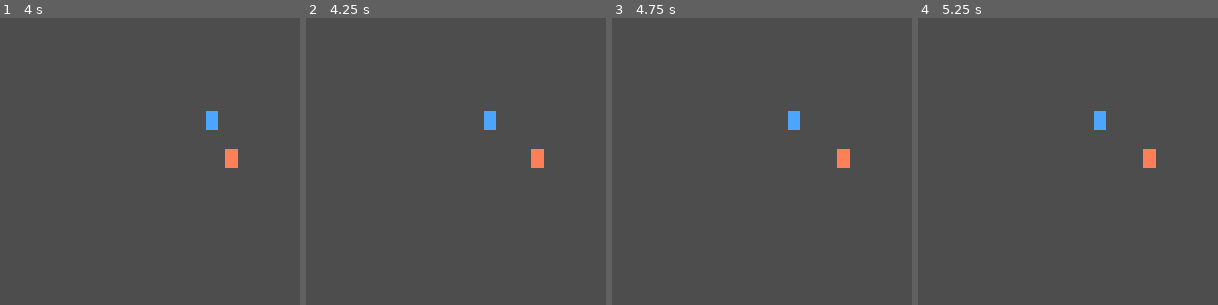
Above: before the commit, frames 1-4 (left to right).
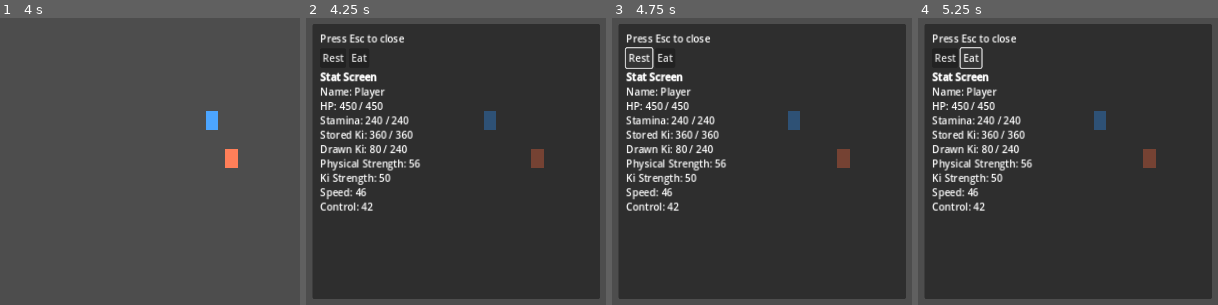
Above: after the commit, the same moments.

Repository: cpt-miche/db-fangame
Game: Godot game, scene res://scenes/main/Main.tscn
Same seed, same stepped clock (60 frames per second), same inputs: the game is played once before the commit and once after it.
Inputs (mouse positions are in pixels of both pictures, inside the frame that each line leads up to):
- Up to frame 1 (4 s): tap Enter at 0.5, 2 s; hold D (move_right) 0.53-1.28 s; hold E (interact) 0.53-1.28 s; tap Space at 1.25, 2.75 s; hold S (move_down) 1.28-2.03 s; tap E (interact) at 1.35, 2.85 s; hold D (move_right) 2.03-2.78 s; hold E (interact) 2.03-2.78 s; hold W (move_up) 2.78-3.53 s; hold A (move_left) from 3.53 s (still down); hold E (interact) from 3.53 s (still down)
- Up to frame 2 (4.25 s): keep holding A (move_left); keep holding E (interact); tap Escape (ui_cancel) at 4.15 s
- Up to frame 3 (4.75 s): release A (move_left) at 4.25 s; release E (interact) at 4.25 s; click (639, 58) at 4.25 s, where only the run after the commit has a clickable "Rest"
- Up to frame 4 (5.25 s): click (972, 58) at 5 s, where only the run after the commit has a clickable "Eat"

Frame 1 is identical in both runs. In frame 2, 89% of the frame differs, in the area x 2-98%, y 2-98%; in frame 3, 89%; in frame 4, 89%.

Commit message:
Add form-based stamina DR, scratch HP cutoff, and base form override

Diff:
--- a/scenes/battle/BattleUI.tscn
+++ b/scenes/battle/BattleUI.tscn
@@ -81,7 +81,11 @@
 layout_mode = 2
 text = "Guard"
 
-[node name="transform" type="Button" parent="Margin/VBox/Actions"]
+[node name="transform_form" type="Button" parent="Margin/VBox/Actions"]
+layout_mode = 2
+text = "Transform Up"
+
+[node name="kaioken" type="Button" parent="Margin/VBox/Actions"]
 layout_mode = 2
 text = "Kaioken"
 
--- a/scenes/main/Main.tscn
+++ b/scenes/main/Main.tscn
@@ -11,3 +11,44 @@
 
 [node name="Battle" parent="." instance=ExtResource("3")]
 visible = false
+
+[node name="StatScreen" type="PanelContainer" parent="."]
+visible = false
+offset_left = 180.0
+offset_top = 80.0
+offset_right = 640.0
+offset_bottom = 520.0
+
+[node name="Margin" type="MarginContainer" parent="StatScreen"]
+layout_mode = 0
+offset_right = 460.0
+offset_bottom = 440.0
+theme_override_constants/margin_left = 12
+theme_override_constants/margin_top = 12
+theme_override_constants/margin_right = 12
+theme_override_constants/margin_bottom = 12
+
+[node name="VBox" type="VBoxContainer" parent="StatScreen/Margin"]
+layout_mode = 2
+
+[node name="Hint" type="Label" parent="StatScreen/Margin/VBox"]
+layout_mode = 2
+text = "Press Esc to close"
+
+[node name="Actions" type="HBoxContainer" parent="StatScreen/Margin/VBox"]
+layout_mode = 2
+
+[node name="Rest" type="Button" parent="StatScreen/Margin/VBox/Actions"]
+layout_mode = 2
+text = "Rest"
+
+[node name="Eat" type="Button" parent="StatScreen/Margin/VBox/Actions"]
+layout_mode = 2
+text = "Eat"
+
+[node name="Stats" type="RichTextLabel" parent="StatScreen/Margin/VBox"]
+layout_mode = 2
+size_flags_vertical = 3
+bbcode_enabled = true
+fit_content = false
+scroll_active = true
--- a/scripts/battle/battle_controller.gd
+++ b/scripts/battle/battle_controller.gd
@@ -33,6 +33,9 @@
 	ui.infusion_changed.connect(func(v: float) -> void: infusion_ratio = v)
 	_refresh_view()
 
+func get_player_stat_lines() -> PackedStringArray:
+	return _fighter_stat_lines(state.player)
+
 func _on_action_pressed(action_id: StringName) -> void:
 	if state.is_finished():
 		return
@@ -55,8 +58,10 @@
 			state.player.guarding = true
 			state.player.stamina += 8
 			_log("Player guards and steadies stance.")
-		&"transform":
+		&"kaioken":
 			_toggle_kaioken(state.player)
+		&"transform_form":
+			_transform_higher_form(state.player)
 		_:
 			if attacks.has(action_id):
 				var attack_result := resolver.resolve_attack(state.player, state.enemy, attacks[action_id], infusion_ratio, kaioken_def, rng)
@@ -72,8 +77,11 @@
 		state.enemy.guarding = true
 		_log("%s guards." % state.enemy.fighter_name)
 		return
-	if action == &"transform":
+	if action == &"kaioken":
 		_toggle_kaioken(state.enemy)
+		return
+	if action == &"transform_form":
+		_transform_higher_form(state.enemy)
 		return
 
 	var result := resolver.resolve_attack(state.enemy, state.player, attacks[action], 0.25, kaioken_def, rng)
@@ -99,6 +107,21 @@
 	fighter.drawn_ki += amount
 	fighter.escalation += 5
 	_log("%s powers up (+%d drawn ki)." % [fighter.fighter_name, amount])
+
+func _transform_higher_form(fighter: FighterStats) -> void:
+	const MAX_FORM_LEVEL := 5
+	if fighter.form_level >= MAX_FORM_LEVEL:
+		_log("%s is already at maximum form." % fighter.fighter_name)
+		return
+	fighter.form_level += 1
+	var newly_rewarded_levels := maxi(0, fighter.form_level - fighter.highest_form_rewarded_this_rest)
+	if newly_rewarded_levels > 0:
+		var stamina_gain := int(round(float(fighter.max_stamina) * 0.25 * float(newly_rewarded_levels)))
+		fighter.stamina = mini(fighter.max_stamina, fighter.stamina + stamina_gain)
+		fighter.highest_form_rewarded_this_rest = fighter.form_level
+		_log("%s transforms to form %d and regains %d stamina." % [fighter.fighter_name, fighter.form_level, stamina_gain])
+		return
+	_log("%s transforms to form %d." % [fighter.fighter_name, fighter.form_level])
 
 func _toggle_kaioken(fighter: FighterStats) -> void:
 	if fighter.kaioken_active:
@@ -149,6 +172,24 @@
 	$"../BattleUI/Margin/VBox/EnemyStats".text = _fighter_line(state.enemy)
 
 func _fighter_line(f: FighterStats) -> String:
-	return "%s HP %d/%d | Stam %d/%d | StoredKi %d/%d | DrawnKi %d/%d" % [
-		f.fighter_name, f.hp, f.max_hp, f.stamina, f.max_stamina, f.stored_ki, f.max_stored_ki, f.drawn_ki, f.max_drawn_ki
+	return "%s HP %d/%d | Stam %d/%d | StoredKi %d/%d | DrawnKi %d/%d | Form %d%s" % [
+		f.fighter_name, f.hp, f.max_hp, f.stamina, f.max_stamina, f.stored_ki, f.max_stored_ki, f.drawn_ki, f.max_drawn_ki, f.form_level,
+		" +Kaioken" if f.kaioken_active else ""
 	]
+
+func _fighter_stat_lines(f: FighterStats) -> PackedStringArray:
+	return PackedStringArray([
+		"Name: %s" % f.fighter_name,
+		"HP: %d / %d" % [f.hp, f.max_hp],
+		"Stamina: %d / %d" % [f.stamina, f.max_stamina],
+		"Stored Ki: %d / %d" % [f.stored_ki, f.max_stored_ki],
+		"Drawn Ki: %d / %d" % [f.drawn_ki, f.max_drawn_ki],
+		"Physical Strength: %d" % f.physical_strength,
+		"Ki Strength: %d" % f.ki_strength,
+		"Speed: %d" % f.speed,
+		"Control: %d" % f.control,
+		"Escalation: %d" % int(f.escalation),
+		"Form Level: %d" % f.form_level,
+		"Base Form Override: %d" % f.base_form_override_level,
+		"Kaioken Active: %s" % ("Yes" if f.kaioken_active else "No"),
+	])
--- a/scripts/battle/enemy_ai.gd
+++ b/scripts/battle/enemy_ai.gd
@@ -12,8 +12,10 @@
 		return &"power_up"
 	if low_stamina:
 		return &"guard"
+	if enemy.form_level < 2 and enemy.stamina > 70:
+		return &"transform_form"
 	if not enemy.kaioken_active and enemy.hp < 220 and enemy.stamina > 60:
-		return &"transform"
+		return &"kaioken"
 
 	var roll := randf()
 	if roll < 0.35 and attacks.has(&"strike") and _can_use_attack(enemy, attacks[&"strike"]):
--- a/scripts/core/combat_resolver.gd
+++ b/scripts/core/combat_resolver.gd
@@ -3,20 +3,22 @@
 
 const BASE_SUPPRESSION := 35.0
 
+const BASE_DR_MAX := 0.50
+const DR_CURVE_P := 0.75
+const DR_CAP := 0.90
+const SCRATCH_PCT_HP := 0.001
+
+const FORM_DR_BONUS := {
+	0: 0.00, # Base
+	1: 0.15, # SS1
+	2: 0.20, # SS2
+	3: 0.30, # SS3
+	4: 0.35, # SSGod
+	5: 0.40, # SSBlue
+}
+
 func get_suppression(fighter: FighterStats) -> float:
 	return clampf((BASE_SUPPRESSION - fighter.escalation) / 100.0, 0.0, 0.5)
-
-func get_mitigation(defender: FighterStats, attack_type: AttackDef.AttackType) -> float:
-	var stamina_pct := float(defender.stamina) / maxf(1.0, float(defender.max_stamina))
-	var drawn_ki_pct := float(defender.drawn_ki) / maxf(1.0, float(defender.max_drawn_ki))
-	var mix := 0.0
-	if attack_type == AttackDef.AttackType.PHYSICAL:
-		mix = 0.65 * stamina_pct + 0.35 * drawn_ki_pct
-	else:
-		mix = 0.65 * drawn_ki_pct + 0.35 * stamina_pct
-
-	var guard_bonus := 0.2 if defender.guarding else 0.0
-	return clampf(0.1 + mix * 0.55 + guard_bonus, 0.08, 0.88)
 
 func get_vanish_cost(attack_tier: int) -> int:
 	return 12 + attack_tier * 8
@@ -47,6 +49,21 @@
 		"counter_damage": counter_damage,
 	}
 
+func compute_hp_damage(defender: FighterStats, raw_damage: float) -> int:
+	var stamina_ratio := clampf(float(defender.stamina) / maxf(1.0, float(defender.max_stamina)), 0.0, 1.0)
+	var form_bonus := float(FORM_DR_BONUS.get(defender.form_level, 0.0))
+	var dr_max := clampf(BASE_DR_MAX + form_bonus, 0.0, DR_CAP)
+	var stamina_dr := dr_max * pow(stamina_ratio, DR_CURVE_P)
+
+	var scratch_threshold := SCRATCH_PCT_HP * float(defender.max_hp)
+	var pre_mitigation := maxf(0.0, raw_damage - scratch_threshold)
+	var hp_damage := pre_mitigation * (1.0 - stamina_dr)
+
+	var final_scratch_floor := SCRATCH_PCT_HP * float(defender.max_hp)
+	if hp_damage < final_scratch_floor:
+		return 0
+	return maxi(1, int(round(hp_damage)))
+
 func resolve_attack(attacker: FighterStats, defender: FighterStats, attack: AttackDef, infusion_ratio: float, transformation: TransformationDef, rng: RandomNumberGenerator) -> Dictionary:
 	var infusion_cost := int(round(attacker.max_drawn_ki * infusion_ratio * attack.infusion_cap))
 	if attacker.stamina < attack.stamina_cost or attacker.drawn_ki < (attack.ki_cost + infusion_cost):
@@ -69,7 +86,7 @@
 	var stat_power := attacker.physical_strength if attack.attack_type == AttackDef.AttackType.PHYSICAL else attacker.ki_strength
 	var infusion_boost := 1.0 + infusion_ratio * 0.9
 	var raw_damage := (attack.base_damage + stat_power * attack.scaling) * suppression * trans_multiplier * infusion_boost
-	var final_damage := maxi(1, int(round(raw_damage * (1.0 - get_mitigation(defender, attack.attack_type)))))
+	var final_damage := compute_hp_damage(defender, raw_damage)
 
 	defender.hp -= final_damage
 	attacker.escalation += attack.escalation_gain
--- a/scripts/core/fighter_stats.gd
+++ b/scripts/core/fighter_stats.gd
@@ -20,9 +20,13 @@
 @export var speed: int = 46
 @export var control: int = 42
 
+@export_range(0, 5, 1) var base_form_override_level: int = 0
+
 var escalation: float = 0.0
 var guarding: bool = false
 var kaioken_active: bool = false
+var form_level: int = 0
+var highest_form_rewarded_this_rest: int = 0
 
 func duplicate_runtime() -> FighterStats:
 	var copy := FighterStats.new()
@@ -39,6 +43,9 @@
 	copy.ki_strength = ki_strength
 	copy.speed = speed
 	copy.control = control
+	copy.base_form_override_level = base_form_override_level
+	copy.form_level = base_form_override_level
+	copy.highest_form_rewarded_this_rest = base_form_override_level
 	return copy
 
 func clamp_resources() -> void:
--- a/scripts/main/Main.gd
+++ b/scripts/main/Main.gd
@@ -3,6 +3,10 @@
 @onready var world: Node = $WorldIso
 @onready var battle: Control = $Battle
 @onready var battle_controller: Node = $Battle/BattleController
+@onready var stat_screen: PanelContainer = $StatScreen
+@onready var stat_label: RichTextLabel = $StatScreen/Margin/VBox/Stats
+@onready var rest_button: Button = $StatScreen/Margin/VBox/Actions/Rest
+@onready var eat_button: Button = $StatScreen/Margin/VBox/Actions/Eat
 
 var enemy_map := {
 	&"raditz_scout": preload("res://resources/fighters/raditz_scout.tres")
@@ -11,7 +15,56 @@
 func _ready() -> void:
 	world.encounter_requested.connect(_on_encounter_requested)
 	battle_controller.battle_finished.connect(_on_battle_finished)
+	rest_button.pressed.connect(_rest_outside_battle)
+	eat_button.pressed.connect(_eat_outside_battle)
 	battle.visible = false
+	stat_screen.visible = false
+
+func _unhandled_input(event: InputEvent) -> void:
+	if event.is_action_pressed("ui_cancel"):
+		_toggle_stat_screen()
+		get_viewport().set_input_as_handled()
+
+func _toggle_stat_screen() -> void:
+	stat_screen.visible = not stat_screen.visible
+	if stat_screen.visible:
+		_refresh_stat_screen()
+
+func _refresh_stat_screen() -> void:
+	rest_button.disabled = battle.visible
+	eat_button.disabled = battle.visible
+	var lines: PackedStringArray
+	if battle.visible:
+		lines = battle_controller.get_player_stat_lines()
+	else:
+		lines = PackedStringArray([
+			"Name: %s" % battle_controller.player_base.fighter_name,
+			"HP: %d / %d" % [battle_controller.player_base.hp, battle_controller.player_base.max_hp],
+			"Stamina: %d / %d" % [battle_controller.player_base.stamina, battle_controller.player_base.max_stamina],
+			"Stored Ki: %d / %d" % [battle_controller.player_base.stored_ki, battle_controller.player_base.max_stored_ki],
+			"Drawn Ki: %d / %d" % [battle_controller.player_base.drawn_ki, battle_controller.player_base.max_drawn_ki],
+			"Physical Strength: %d" % battle_controller.player_base.physical_strength,
+			"Ki Strength: %d" % battle_controller.player_base.ki_strength,
+			"Speed: %d" % battle_controller.player_base.speed,
+			"Control: %d" % battle_controller.player_base.control,
+		])
+	stat_label.text = "[b]Stat Screen[/b]\n" + "\n".join(lines)
+
+func _rest_outside_battle() -> void:
+	if battle.visible:
+		return
+	battle_controller.player_base.hp = battle_controller.player_base.max_hp
+	battle_controller.player_base.stamina = battle_controller.player_base.max_stamina
+	battle_controller.player_base.form_level = battle_controller.player_base.base_form_override_level
+	battle_controller.player_base.highest_form_rewarded_this_rest = battle_controller.player_base.base_form_override_level
+	battle_controller.player_base.kaioken_active = false
+	_refresh_stat_screen()
+
+func _eat_outside_battle() -> void:
+	if battle.visible:
+		return
+	battle_controller.player_base.stored_ki = battle_controller.player_base.max_stored_ki
+	_refresh_stat_screen()
 
 func _on_encounter_requested(enemy_id: StringName) -> void:
 	if not enemy_map.has(enemy_id):
@@ -21,7 +74,11 @@
 	world.visible = false
 	battle.visible = true
 	battle.process_mode = Node.PROCESS_MODE_INHERIT
+	if stat_screen.visible:
+		_refresh_stat_screen()
 
 func _on_battle_finished(_result: String) -> void:
 	battle.visible = false
 	world.visible = true
+	if stat_screen.visible:
+		_refresh_stat_screen()
